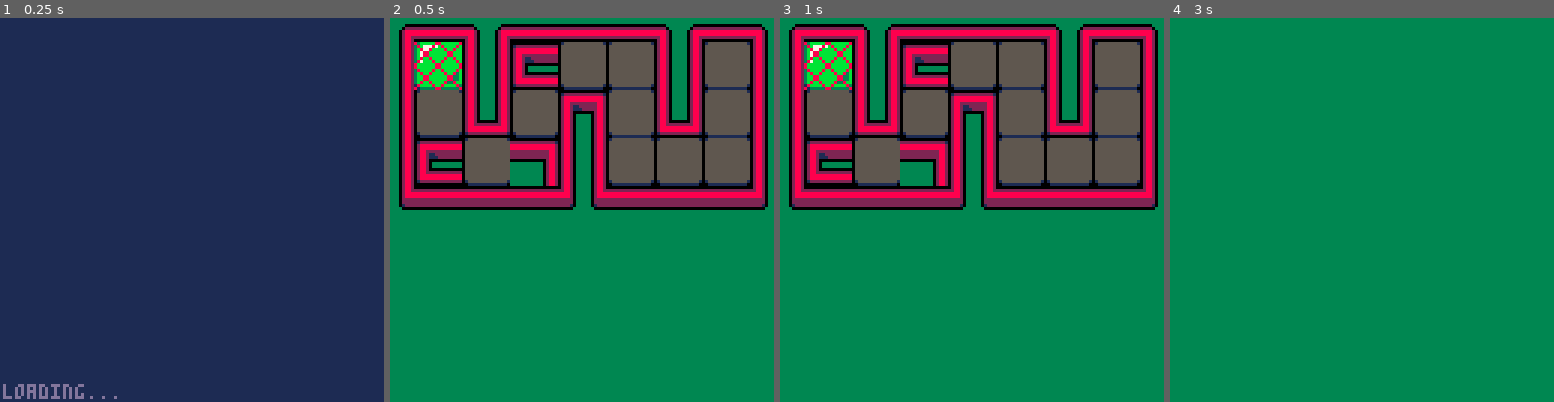
Above: before the commit, frames 1-4 (left to right).
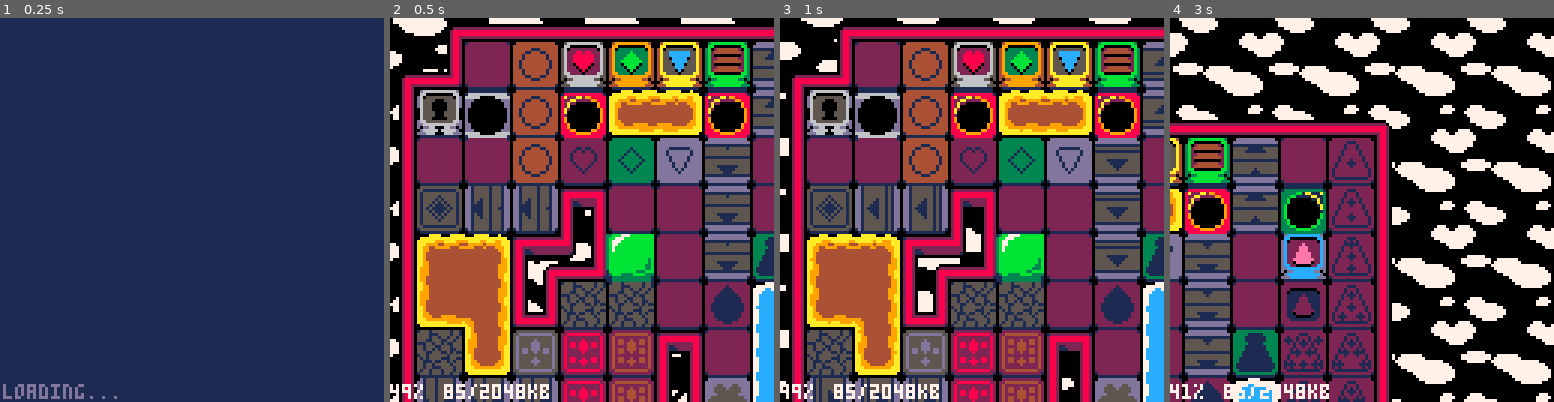
Above: after the commit, the same moments.

Repository: CyanSorcery/blobun_mini
Game: PICO-8 cartridge blobun_mini.p8
The game is run twice, just before and just after one commit, with the same random seed, the same clock (stepped at 60 frames per second) and the same inputs.
Inputs:
- Up to frame 1 (0.25 s): no input
- Up to frame 2 (0.5 s): tap X (X key) at 0.33 s
- Up to frame 3 (1 s): tap O (Z key) at 0.7 s
- Up to frame 4 (3 s): tap X (X key) at 1.07, 1.85, 2.97 s; hold Right 1.6-2.1 s; tap O (Z key) every 0.4 s from 1.7 to 2.9 s; hold Up 2.15-2.42 s; hold Right from 2.47 s (still down)

Frame 1 is identical in both runs. In frame 2, 88% of the frame differs, in the area x 0-100%, y 0-100%; in frame 3, 88%; in frame 4, 99%.

Commit message:
more work on reimplementing gameplay

Diff:
--- a/blobun_mini.p8
+++ b/blobun_mini.p8
@@ -26,19 +26,56 @@
   _offset += 2 + (_data&0x1fff)
   _data = %_offset
  end
+ --[[
+  g_wavy_anim animation for wavy text and whatnot
+  g_slime_trail_anim animation for player slime
+  g_bg_scl animation for scrolling backgrounds
+ ]]
+ g_wavy_anim, g_slime_trail_anim, g_bg_scl = 0, 0, 0
+ --[[
+  g_even_frame this is an even or odd frame
+ ]]
+ g_even_frame = true
+ --[[
+  g_func_update update function for the current game mode
+  g_func_draw draw function for the current game mode
+ ]]
+ g_func_update, g_func_draw = nil
+ --[[
+  g_pal_stage_bg pallete used for stage backgrounds
+ ]]
+ g_pal_stage_bg = str2tbl("1c0d237164", 5)
 
  -- convert all the stage data
  convert_stages()
  -- tmp
- unpack_stage(1, 1)
+ unpack_stage(2, 1)
 
 -- tmp
 g_cam_x, g_cam_y = 0,0
 end
 
-function _update60()
+function _update()
+
+
+ g_even_frame = g_even_frame == false
+
+ g_wavy_anim += .035
+ g_wavy_anim %= 1
+
+
+ g_bg_scl += .15
+ g_bg_scl %= 32
+
+ g_func_update()
+
  -- tmp
  if (btn(4)) then
+
+
+  -- tmp, force reload on every menu change
+  if (btnp() & 0xF > 0) g_px9_ind_sprites = 0
+
   if (btnp(0)) unpack_stage(g_p_i_world, g_p_i_stage - 1)
   if (btnp(1)) unpack_stage(g_p_i_world, g_p_i_stage + 1)
   if (btnp(2)) unpack_stage(g_p_i_world - 1, g_p_i_stage)
@@ -52,26 +89,18 @@
 end
 
 function _draw()
-
--- all of this is temp code
- cls(3)
- camera(g_cam_x, g_cam_y)
- local _s_w, _s_h = g_p_sst.s_width * 2 + 2, g_p_sst.s_height * 2 + 2
--- get ready to draw the map, using white as the transparent color
- palt(0b0000000100000000)
- -- draw the puzzle floor
- map(0, 0, 0, 0, _s_w, _s_h, 1)
- -- now draw the map again, with flipped tiles only
- do_tile_mirror()
- map(0, 0, -7, 0, _s_w, _s_h, 128)
- do_tile_mirror()
- -- draw lava/water/ice
- palt(0b0100000000000000)
- map(0, 0, 0, 0, _s_w, _s_h, 12)
- palt()
- -- draw the slime trail
- map(0, 0, 0, 0, _s_w, _s_h, 2)
-
+ g_func_draw()
+
+ -- tmp
+ camera(0, 0)
+ -- cpu and memory
+ ?flr((stat(1)) * 100).."%", 0, 122, 7
+ ?flr(stat(0)).."/2048kb", 18, 122, 7
+end
+
+function finalize_game_mode(_func_update, _func_draw)
+ g_func_update, g_func_draw = _func_update, _func_draw
+ pal()
 end
 
 function do_tile_mirror()
@@ -88,6 +117,18 @@
 end
 
 function unpack_stage(_world, _stage)
+ finalize_game_mode(gameplay_update, gameplay_draw)
+
+
+ local _need_sprites_update = g_px9_ind_sprites != 2
+
+ -- (re)set all variables involved in levels
+ --[[
+  g_stage_bg_anim animation factor for stage background
+  g_shimmer_water for animating water/lava
+ ]]
+ g_stage_bg_anim, g_shimmer_water = 0, 0b1111000111110000.1110000111111000
+
  -- cap the world and stage to what we actually have
  _world = mid(1, _world, count(g_levels))
  _stage = mid(1, _stage, count(g_levels[_world]))
@@ -96,7 +137,26 @@
  -- decompress sprites (if needed)
  decompress_sprites(2)
  -- if the tile at this position isn't right, decompress map
- if (mget(97, 2) != 16) decompress_map(2, 96, 0)
+
+ if (_need_sprites_update) then
+  -- get ready to recolor the puzzle
+  poke(0x5f55,0x0)
+  local _t = str2tbl("2854ef234924d6d54924", 4)
+  for i=1,4 do
+    pal(_t[1][i], _t[_world][i])
+  end
+  -- recolor the puzzle walls
+  spr(1, 8, 0, 14, 1)
+  -- recolor the puzzle floor
+  spr(16, 0, 8, 2, 2)
+  -- don't draw on the sprite sheet anymore
+  poke(0x5f55,0x60)
+  -- unpack the stage background for this world
+  decompress_stagebg(_world)
+  -- unpack the puzzle element lookups
+  decompress_map(2, 96, 0)
+ end
+
  -- start loading the stage into the map
  local _stage, _width, _tile = g_p_sst.s_data, g_p_sst.s_width + 2
  for i=1,#_stage,2 do
@@ -158,6 +218,7 @@
 #include res/r_levels.lua
 #include scripts/s_px9.lua
 #include scripts/s_util.lua
+#include scripts/s_gameplay.lua
 __gfx__
 02b2ffffff0ffffff0df906a254db9ed20f69f3e29f946cb242146a25e5a43559b0100494e0b48071793ef94e93837a75afd57e96fc17021fade5e87e2912f8b
 507c5391e89322f38c2c2e40f452271fb6dbfd38175c597ee7dedf8f32817bbdbfe376ed3fe4597f2fe1932fddf1140f4fbc7f7cdabcc1d3f6169ccf5cf117b4
--- a/old/blobun_mini.p8
+++ b/old/blobun_mini.p8
@@ -40,9 +40,8 @@
    g_time - how long the game has been running
    g_intro_anim, g_outro_anim - intro/outro animations for changing game states
    g_menu - list of menus that are active
-   g_bg_scl - animator for scrolling backgrounds
  ]]
- g_fillp_anim, g_wavy_anim, g_even_frame, g_time, g_intro_anim, g_outro_anim, g_menu, g_bg_scl = 0, 0, false, time(), 0, 1, {}, 0
+ g_fillp_anim, g_wavy_anim, g_even_frame, g_time, g_intro_anim, g_outro_anim, g_menu = 0, 0, false, time(), 0, 1, {}, 0
  --[[
    g_play_sfx - sound effect to play this frame
    g_puzz_world_target - when loading a new puzzle, these are set
@@ -55,10 +54,9 @@
  --[[
   g_pal_dark - used for darkening the screen
   g_pal_zappers - color order is cmy, plate/highlight, off/wait/on. use center colors to recolor
-  g_pal_stage_bg - palette used for drawing stage backgrounds
   g_pal_stage_trans - used for stage transitions
  ]]
- g_pal_dark, g_pal_zappers, g_pal_stage_bg, g_pal_stage_trans = str2tbl("0001115525511125",16), str2tbl("155dd6122889142449",6), str2tbl("1c0d237164", 5), str2tbl("3c26915154", 5)
+ g_pal_dark, g_pal_zappers, g_pal_stage_trans = str2tbl("0001115525511125",16), str2tbl("155dd6122889142449",6), str2tbl("3c26915154", 5)
 
  -- parse the level data
  parse_levels()
@@ -111,13 +109,7 @@
  g_fillp_anim += .2
  g_fillp_anim %= 4
  -- update wavy factor
- g_wavy_anim += .035
- g_wavy_anim %= 1
-
- g_bg_scl += .15
- g_bg_scl %= 32
-
- g_even_frame = g_even_frame == false
+
 
  -- run the update function
  g_func_update()
@@ -235,8 +227,6 @@
 -- this function opens up the game to a given level
 function unpack_level(_world, _stage)
  finalize_game_mode(update_gameplay, draw_gameplay)
-
- local _need_sprites_update = g_px9_ind_sprites != 2
 
  -- make sure sprites and the appropriate music are decompressed
  decompress_sprites(2)
@@ -284,10 +274,8 @@
    g_p_started - the player has started the puzzle
    g_new_dir - used for input buffering, stores upcoming direction
    g_p_blink - how many frames until the player blinks
-   g_slime_trail_anim - animation factor for the player slime trail
-   g_stage_bg_anim - animation factor for stage bg
  ]]
- g_p_zap_turn, g_updt_zap, g_p_time, g_p_started, g_new_dir, g_p_blink, g_slime_trail_anim, g_stage_bg_anim = 0, true, 0, false, -1, 5, 0, 0
+ g_p_zap_turn, g_updt_zap, g_p_time, g_p_started, g_new_dir, g_p_blink = 0, true, 0, false, -1, 5, 0, 0
 
  -- clamp the world index
  _world = mid(1, _world, count(g_levels))
@@ -302,22 +290,6 @@
  ]]
  g_p_ind_w, g_p_ind_s, g_p_fst = _world, _stage, g_levels[_world][_stage]
 
- if (_need_sprites_update) then
-  -- get ready to recolor the puzzle
-  poke(0x5f55,0x0)
-  local _t = str2tbl("2854ef234924d6d54924", 4)
-  for i=1,4 do
-    pal(_t[1][i], _t[_world][i])
-  end
-  -- recolor the puzzle walls
-  spr(1, 8, 0, 14, 1)
-  -- recolor the puzzle floor
-  spr(16, 0, 8, 2, 2)
-  -- don't draw on the sprite sheet anymore
-  poke(0x5f55,0x60)
-  -- unpack the stage background for this world
-  decompress_stagebg(_world)
- end
 
  -- get ready to parse the level data
  local _level_data, _data_len, _data, _offset, _level_width = {}, #g_p_fst.l_data, g_p_fst.l_data, 1, (g_p_fst.l_width << 1) + 1
--- a/old/scripts/s_gameplay.lua
+++ b/old/scripts/s_gameplay.lua
@@ -15,40 +15,12 @@
  -- update the coin sprites
  if (g_updt_coin) redraw_coin_blocks()
 
- -- update conveyer belts? otherwise, redraw lava
- if g_even_frame then redraw_conveyers() else redraw_waterlava() end
-
- redraw_slimetrail()
 
  if (g_updt_zap) redraw_floor_zappers()
 
  -- stop updating the sprite sheet
  poke(0x5f55,0x60)
 
- -- clear the background
- cls(g_pal_stage_bg[1][g_p_ind_w])
- pal(7, g_pal_stage_bg[2][g_p_ind_w])
- local _startx, _starty = -32+g_bg_scl, -g_bg_scl
- -- disable autoscrolling for worlds 3 and 5
- if (g_p_ind_w == 3 or g_p_ind_w == 5) _startx, _starty = -g_cam_x/2,-g_cam_y/2
- -- draw the background
- for _x=_startx,128,32 do
-  for _y=_starty,128,32 do
-   spr(148, _x, _y, 4, 2)
-   spr(152, _x, _y + 16, 4, 2)
-  end
- end
-
- poke(0x5f54, 0x60)
- -- apply gradient
- -- tmp
- --g_pal_grad = {{0,0,1,1,1,5,5,2,5,5,1,1,1,2,5}, {1,2,1,2,1,13,13,2,4,13,3,3,5,4,13}, {1,2,3,4,5,6,7,8,9,10,11,12,13,14,15},{5,4,12,14,13,7,7,8,15,10,11,12,13,14,7},{13,14,11,6,6,7,7,14,10,7,11,6,15,15,7}}
- --for _y=0,127,8 do pal(g_pal_grad[_y\26+1]) sspr(0, _y, 128, 8, 0, _y) end
- pal()
- -- apply funky animation to background to worlds 1 and 2
- if (g_p_ind_w <= 2) for _y=0,127 do sspr(0, _y, 128, 1, sin(g_stage_bg_anim + (_y >> 4)) * 1.4, _y) end
-
- poke(0x5f54, 0x00)
 
  -- set our camera position
  camera(g_cam_x, g_cam_y)
@@ -165,77 +137,7 @@
  g_updt_coin = false
 end
 
-function redraw_conveyers()
- -- east
- sspr(12, 56, 1, 15, 0, 56)
- sspr(4, 56, 8, 15, 5, 56)
- sspr(0, 56, 1, 15, 4, 56)
-
- -- north (uses bottom right of sprite sheet, on arrows)
- sspr(17, 59, 15, 1, 112, 127)
- sspr(17, 60, 15, 8, 17, 59)
- sspr(112, 127, 15, 1, 17, 67)
-
- -- west
- sspr(36, 56, 1, 15, 0, 56)
- sspr(37, 56, 8, 15, 36, 56)
- sspr(0, 56, 1, 15, 44, 56)
-
- -- south
- sspr(49, 67, 15, 1, 112, 127)
- sspr(49, 59, 15, 8, 49, 60)
- sspr(112, 127, 15, 1, 49, 59)
-
- -- cleanup
- line(112, 127, 127, 127, 7)
- line(0, 56, 0, 71, 0)
-end
-
-function redraw_waterlava()
- local _sw, _col, _x, _tst1, _tst2 = g_shimmer_water, 0, 0, false, false
- -- tc and tl
- for i=0,10 do
-  _x, _tst1, _tst2 = 21 + i, _sw & (1 << i) > 0, _sw & (8 << i) > 0
-  -- water
-  sset(_x, 98, _tst1 and 7 or 12)
-  sset(_x, 96, _tst2 and 7 or 0)
-  -- lava
-  sset(_x, 92, _tst1 and 9 or 4)
-  sset(_x, 90, _sw & (32 << i) > 0 and 10 or 9)
-  sset(_x, 88, _tst2 and 10 or 0)
- end
- -- tr
- for i=0,4 do
-  _x, _tst1, _tst2 = 8+i, _sw & (16 << i) > 0, _sw & (64 << i) > 0
-  -- water
-  sset(_x, 98, _tst1 and 7 or 12)
-  sset(_x, 96, _tst2 and 7 or 0)
-  -- lava
-  sset(_x, 90, _tst1 and 10 or 9)
-  sset(_x, 88, _tst2 and 10 or 0)
- end
- -- other edges
- for i=0,7 do
-  -- reuse variables from earlier to save tokens
-  _x,_tst1, _tst2 = 103-i,95-i,88+i
-  _col = _sw & 1 << i > 0 and 7 or 12
-  sset(_x, 101, _col)
-  sset(50, 103 - i, _col)
-  sset(78, 96 + i, _col)
-
-  _col = _sw & 1 << i > 0 and 9 or 4
-  sset(_x, 91, _col)
-  sset(52, _tst1, _col)
-  sset(76, _tst2, _col)
-  _col = _sw & 4 << i > 0 and 9 or 10
-  sset(_x, 93, _col)
-  sset(50, _tst1, _col)
-  sset(78, _tst2, _col)
- end
-
- -- update animations
- g_shimmer_water >><= 1
-end
+
 
 
 function draw_arrows()
@@ -255,12 +157,6 @@
   if (btn(6)) poke(0x5f30,1)
   if ((g_btn4_press and g_level_win or btn(6)) and count(g_menu) == 0) menu_create_puzz()
  end
-
- g_slime_trail_anim += .075
- g_slime_trail_anim %= 1
-
- g_stage_bg_anim += .015
- g_stage_bg_anim %= 1
 
  -- update blinking
  g_p_blink -= 1
--- a/old/scripts/s_player.lua
+++ b/old/scripts/s_player.lua
@@ -300,67 +300,3 @@
  pal()
 
 end
-
-function redraw_slimetrail()
- local _sta = g_slime_trail_anim
-
- -- initial copy of slime tiles to work area
- spr(224, 80, 104, 6, 2)
-
- local _dx1, _dy1, _subt = 80
- for _x=0,32,16 do
-  clip(_dx1, 104, 16, 16)
-  for _subx=0,15 do
-   _subt = sin(_sta + (_subx / 8)) + 104
-   sspr(_x + _subx, 112, 1, 16, _dx1 + _subx, _subt)
-   sspr(_dx1, 104 + _subx, 16, 1, _dx1, _subt + _subx)
-  end
-  _dx1 += 16
- end
-
- -- initial copy of stephanie to work area
- local _obj = g_o_list[1]
- clip()
- palt(0, false)
- spr(208, 24, 104, 3, 1)
- palt()
-
- -- does she have the key? if so, draw the extra circle
- if (_obj.haskey) spr(144, 32, 104) spr(144, 39, 104, 1, 1, true)
-
- -- add wavy effect to her
- local _fx, _fy
- for _foffset=0,16,8 do
-  _dx1 = 24 + _foffset
-  clip(_dx1, 104, 8, 8)
-  for _subx=0,7 do
-   sspr(_subx + _foffset, 104, 1, 8, _dx1 + sin(_sta + (_subx / 8)) + _subx, 104)
-  end
- end
- clip()
- -- draw the second circle?
- if (_obj.haskey) spr(145, 32, 104) spr(145, 39, 104, 1, 1, true)
-
- -- get ready to draw her expression on
- local _eye_determined, _eye_blink, _spr = (btn(4) or _obj.sprint) and g_p_use_conv == false, g_p_blink < 3 or g_level_win
-
- -- eyes
-  _spr = 215
- if (_eye_determined) _spr = 214
- if (_eye_blink or g_level_lose) _spr = 216
- spr(_spr, g_level_win and 37 or 36, 104, 1, 1, g_level_win)
- -- mouth
- _spr = 251
- if (_eye_determined) _spr = 252
- if (g_level_lose) _spr = 160
- if (g_level_win) _spr = 250
- spr(_spr, 40, 104)
-
- -- copy this sprite to the side angle
- -- roxy note: yes, the coordinates are wacky. it's fine
- for _x=0,23 do
-  for _y=0,7 do
-   sset(79 - _y, 104 + _x, sget(24 + _x, 104 + _y))
-  end
- end
-end
--- a/old/scripts/s_util.lua
+++ b/old/scripts/s_util.lua
@@ -158,16 +158,3 @@
  -- mika note: we add to the time to guarantee 0's in the padding
  return (_num >= 60 and flr(_num / 60)..":" or "")..sub(flr(_num % 60) + 100, 2, 3).."."..sub(flr((_num % 1) * 1000) + 1000, 2, 4)
 end
-
-function str2tbl(_str, _delimiter)
- local _t, _at, _offset = {}, #_str \ _delimiter
- for _aa=1,_at do
-  _t[_aa] = {}
-  _offset = (_aa - 1) * _delimiter
-  for i=1,_delimiter do
-   _offset += 1
-   add(_t[_aa], subl(_str,_offset, 0, 0x1))
-  end
- end
- return _t
-end
--- a/res/r_levels.lua
+++ b/res/r_levels.lua
@@ -16,7 +16,7 @@
 "espace satellite5autumn651600.1000000.1100038181818181818184033242401230124243b33242401230124243b33242405230524243b33242201230122213b4c414141414141414d"
 },
 {
-"atest stage!4mouse945600.1000000.110004e3818181818181818181840381001620323436301010f3b338a89620555520501252f3b3301016202224201014a4f3b332c010119010101016a6f3b337a721e0e21010108ef8f3b3357610c0909012897cfaf3b3309512707471901ada4253b3309092707471a4891948b3b4c41414141414b414141414d",
+"atest stage!4mouse945600.1000000.110004e3818181818181818181840381001620323436326010f3b338a89620555520526252f3b3301016202224266014a4f3b332c464619010166016a6f3b337a721e0e21016608ef8f3b3357610c0909012897cfaf3b3309512707471901ada4253b3306060607471a4891948b3b4c41414141414b414141414d",
 "dlocks'n'blocks3roxy546600.1000000.110004e4e381818404e4e3818100102131840330101010303033b330101010303033b332139414131033b4c414d4e4e4c414d",
 "clocks'n'locks3roxy447600.1000000.11000381818181818403301010101013b3301394131213b3301131816143f3301434343433b3301010101423b3301010101013b3301010101013b4c41414141414d",
 "dtoggled hearts3ashe448600.1000000.11000381818181818403301010201013b3301010101013b3303030104213b3303030104043b3303030104043b4c41414141414d"
--- /dev/null
+++ b/scripts/s_gameplay.lua
@@ -0,0 +1,203 @@
+function gameplay_update()
+
+
+ g_slime_trail_anim += .075
+ g_slime_trail_anim %= 1
+
+ g_stage_bg_anim += .015
+ g_stage_bg_anim %= 1
+
+end
+
+function gameplay_draw()
+
+ -- get ready to update the sprite sheet
+ poke(0x5f55,0x0)
+
+ -- what should we redraw?
+ if (g_even_frame) redraw_conveyers() else redraw_waterlava()
+
+ redraw_slimetrail()
+
+ -- stop updating the sprite sheet
+ poke(0x5f55,0x60)
+
+ -- clear the background
+ cls(g_pal_stage_bg[1][g_p_i_world])
+ pal(7, g_pal_stage_bg[2][g_p_i_world])
+ local _startx, _starty = -32+g_bg_scl, -g_bg_scl
+ -- disable autoscrolling for worlds 3 and 5
+ if (g_p_i_world == 3 or g_p_i_world == 5) _startx, _starty = -g_cam_x/2,-g_cam_y/2
+ -- draw the background
+ for _x=_startx,128,32 do
+  for _y=_starty,128,32 do
+   spr(148, _x, _y, 4, 2)
+   spr(152, _x, _y + 16, 4, 2)
+  end
+ end
+
+ poke(0x5f54, 0x60)
+ -- apply gradient
+ -- tmp
+ --g_pal_grad = {{0,0,1,1,1,5,5,2,5,5,1,1,1,2,5}, {1,2,1,2,1,13,13,2,4,13,3,3,5,4,13}, {1,2,3,4,5,6,7,8,9,10,11,12,13,14,15},{5,4,12,14,13,7,7,8,15,10,11,12,13,14,7},{13,14,11,6,6,7,7,14,10,7,11,6,15,15,7}}
+ --for _y=0,127,8 do pal(g_pal_grad[_y\26+1]) sspr(0, _y, 128, 8, 0, _y) end
+ pal()
+ -- apply funky animation to background to worlds 1 and 2
+ if (g_p_i_world <= 2) for _y=0,127 do sspr(0, _y, 128, 1, sin(g_stage_bg_anim + (_y >> 4)) * 1.4, _y) end
+
+ poke(0x5f54, 0x00)
+
+ camera(g_cam_x, g_cam_y)
+ local _s_w, _s_h = g_p_sst.s_width * 2 + 2, g_p_sst.s_height * 2 + 2
+-- get ready to draw the map, using white as the transparent color
+ palt(0b0000000100000000)
+ -- draw the puzzle floor
+ map(0, 0, 0, 0, _s_w, _s_h, 1)
+ -- now draw the map again, with flipped tiles only
+ do_tile_mirror()
+ map(0, 0, -7, 0, _s_w, _s_h, 128)
+ do_tile_mirror()
+ -- draw lava/water/ice
+ palt(0b0100000000000000)
+ map(0, 0, 0, 0, _s_w, _s_h, 12)
+ palt()
+ -- draw the slime trail
+ map(0, 0, 0, 0, _s_w, _s_h, 2)
+
+end
+
+function redraw_conveyers()
+ -- east
+ sspr(12, 56, 1, 15, 0, 56)
+ sspr(4, 56, 8, 15, 5, 56)
+ sspr(0, 56, 1, 15, 4, 56)
+
+ -- north (uses bottom right of sprite sheet, on arrows)
+ sspr(17, 59, 15, 1, 112, 127)
+ sspr(17, 60, 15, 8, 17, 59)
+ sspr(112, 127, 15, 1, 17, 67)
+
+ -- west
+ sspr(36, 56, 1, 15, 0, 56)
+ sspr(37, 56, 8, 15, 36, 56)
+ sspr(0, 56, 1, 15, 44, 56)
+
+ -- south
+ sspr(49, 67, 15, 1, 112, 127)
+ sspr(49, 59, 15, 8, 49, 60)
+ sspr(112, 127, 15, 1, 49, 59)
+
+ -- cleanup
+ line(112, 127, 127, 127, 7)
+ line(0, 56, 0, 71, 0)
+end
+
+function redraw_waterlava()
+ local _sw, _col, _x, _tst1, _tst2 = g_shimmer_water, 0, 0, false, false
+ -- tc and tl
+ for i=0,10 do
+  _x, _tst1, _tst2 = 21 + i, _sw & (1 << i) > 0, _sw & (8 << i) > 0
+  -- water
+  sset(_x, 98, _tst1 and 7 or 12)
+  sset(_x, 96, _tst2 and 7 or 0)
+  -- lava
+  sset(_x, 92, _tst1 and 9 or 4)
+  sset(_x, 90, _sw & (32 << i) > 0 and 10 or 9)
+  sset(_x, 88, _tst2 and 10 or 0)
+ end
+ -- tr
+ for i=0,4 do
+  _x, _tst1, _tst2 = 8+i, _sw & (16 << i) > 0, _sw & (64 << i) > 0
+  -- water
+  sset(_x, 98, _tst1 and 7 or 12)
+  sset(_x, 96, _tst2 and 7 or 0)
+  -- lava
+  sset(_x, 90, _tst1 and 10 or 9)
+  sset(_x, 88, _tst2 and 10 or 0)
+ end
+ -- other edges
+ for i=0,7 do
+  -- reuse variables from earlier to save tokens
+  _x,_tst1, _tst2 = 103-i,95-i,88+i
+  _col = _sw & 1 << i > 0 and 7 or 12
+  sset(_x, 101, _col)
+  sset(50, 103 - i, _col)
+  sset(78, 96 + i, _col)
+
+  _col = _sw & 1 << i > 0 and 9 or 4
+  sset(_x, 91, _col)
+  sset(52, _tst1, _col)
+  sset(76, _tst2, _col)
+  _col = _sw & 4 << i > 0 and 9 or 10
+  sset(_x, 93, _col)
+  sset(50, _tst1, _col)
+  sset(78, _tst2, _col)
+ end
+
+ -- update animations
+ g_shimmer_water >><= 1
+end
+
+function redraw_slimetrail()
+ local _sta = g_slime_trail_anim
+
+ -- initial copy of slime tiles to work area
+ spr(224, 80, 104, 6, 2)
+
+ local _dx1, _dy1, _subt = 80
+ for _x=0,32,16 do
+  clip(_dx1, 104, 16, 16)
+  for _subx=0,15 do
+   _subt = sin(_sta + (_subx / 8)) + 104
+   sspr(_x + _subx, 112, 1, 16, _dx1 + _subx, _subt)
+   sspr(_dx1, 104 + _subx, 16, 1, _dx1, _subt + _subx)
+  end
+  _dx1 += 16
+ end
+
+ --[[-- initial copy of stephanie to work area
+ local _obj = g_o_list[1]
+ clip()
+ palt(0, false)
+ spr(208, 24, 104, 3, 1)
+ palt()
+
+ -- does she have the key? if so, draw the extra circle
+ if (_obj.haskey) spr(144, 32, 104) spr(144, 39, 104, 1, 1, true)
+
+ -- add wavy effect to her
+ local _fx, _fy
+ for _foffset=0,16,8 do
+  _dx1 = 24 + _foffset
+  clip(_dx1, 104, 8, 8)
+  for _subx=0,7 do
+   sspr(_subx + _foffset, 104, 1, 8, _dx1 + sin(_sta + (_subx / 8)) + _subx, 104)
+  end
+ end
+ clip()
+ -- draw the second circle?
+ if (_obj.haskey) spr(145, 32, 104) spr(145, 39, 104, 1, 1, true)
+
+ -- get ready to draw her expression on
+ local _eye_determined, _eye_blink, _spr = (btn(4) or _obj.sprint) and g_p_use_conv == false, g_p_blink < 3 or g_level_win
+
+ -- eyes
+  _spr = 215
+ if (_eye_determined) _spr = 214
+ if (_eye_blink or g_level_lose) _spr = 216
+ spr(_spr, g_level_win and 37 or 36, 104, 1, 1, g_level_win)
+ -- mouth
+ _spr = 251
+ if (_eye_determined) _spr = 252
+ if (g_level_lose) _spr = 160
+ if (g_level_win) _spr = 250
+ spr(_spr, 40, 104)
+
+ -- copy this sprite to the side angle
+ -- roxy note: yes, the coordinates are wacky. it's fine
+ for _x=0,23 do
+  for _y=0,7 do
+   sset(79 - _y, 104 + _x, sget(24 + _x, 104 + _y))
+  end
+ end]]
+end
--- a/scripts/s_util.lua
+++ b/scripts/s_util.lua
@@ -1,3 +1,16 @@
 function subl(_str, _offset, _flag, _len)
  return tonum(sub(_str, _offset, _offset + (_len and _len or 0)), _flag)
 end
+
+function str2tbl(_str, _delimiter)
+ local _t, _at, _offset = {}, #_str \ _delimiter
+ for _aa=1,_at do
+  _t[_aa] = {}
+  _offset = (_aa - 1) * _delimiter
+  for i=1,_delimiter do
+   _offset += 1
+   add(_t[_aa], subl(_str,_offset, 0, 0x1))
+  end
+ end
+ return _t
+end
